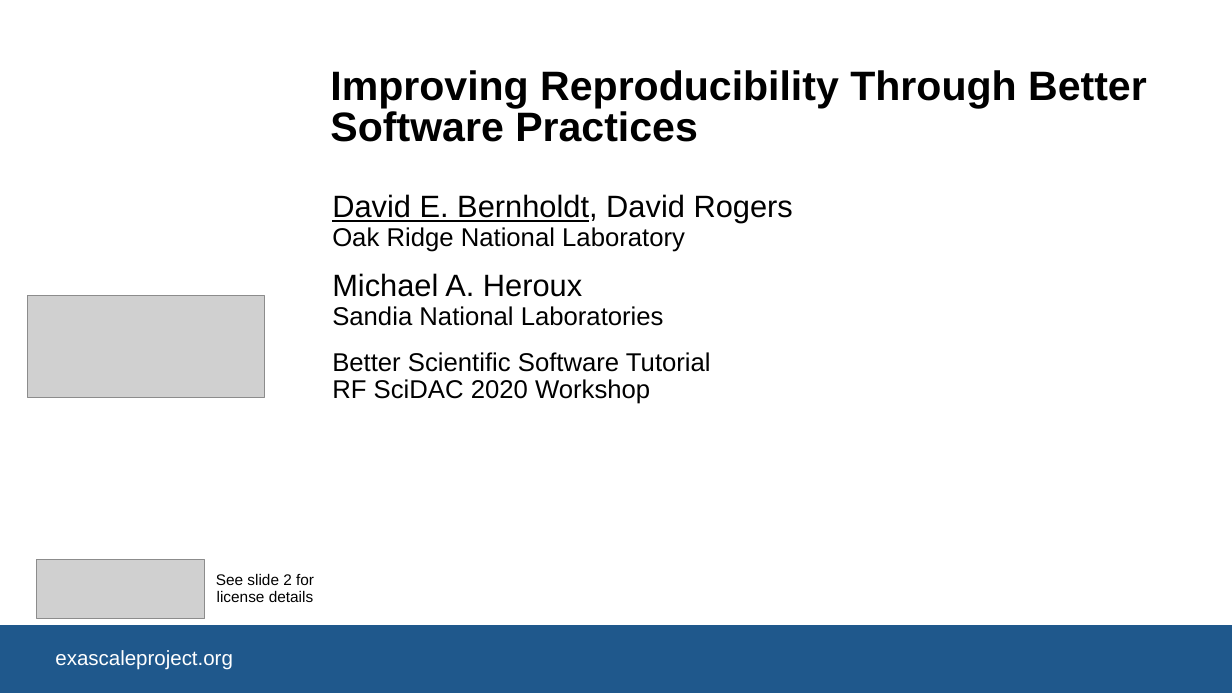
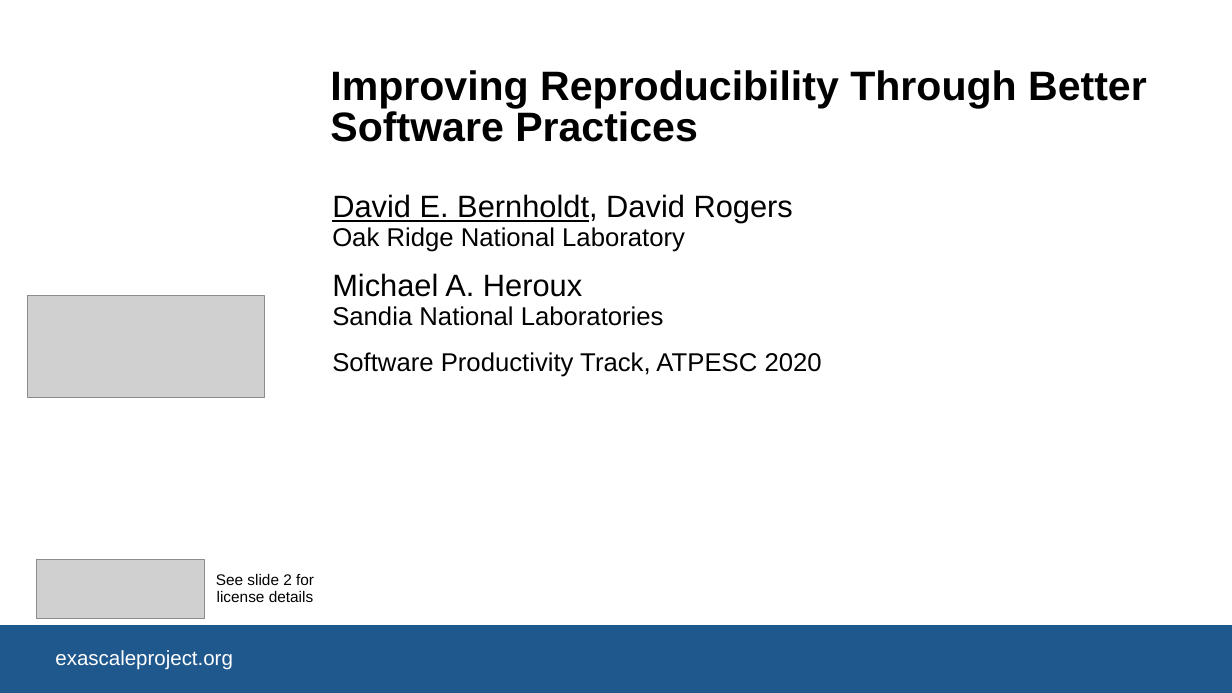
Before and after one commit to betterscientificsoftware/bssw-tutorial, a slide deck: slide 1 of presentations/09-reproducibility.pptx. Drawn at 1232x693 pixels with LibreOffice and Linux fonts; fonts in the diff are those of the drawing; grey boxes stand for pictures; background and template pictures are left out. Boxes give left, top, right and bottom in pixels: in the first picture for what was removed or moved away, otherwise in the second. Text is boxed around its words. In the diff, an @@ line names an element or a change of style, - is before the commit and + after.

```diff
--- a/presentations/09-reproducibility.pptx
+++ b/presentations/09-reproducibility.pptx
@@ subtitle at (332, 352, 822, 377): text changed @@
-Better Scientific Software Tutorial
-RF SciDAC 2020 Workshop
+Software Productivity Track, ATPESC 2020
```
Also in this commit, not shown: 1 other slide changed, 1 other file.
